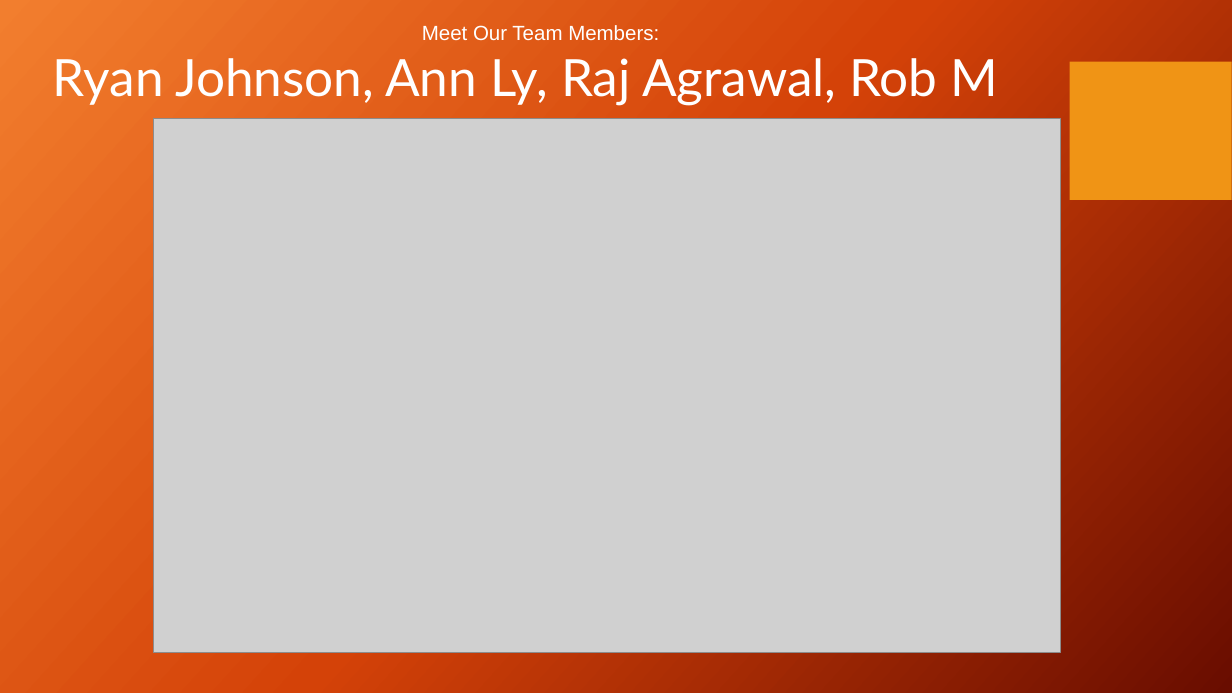
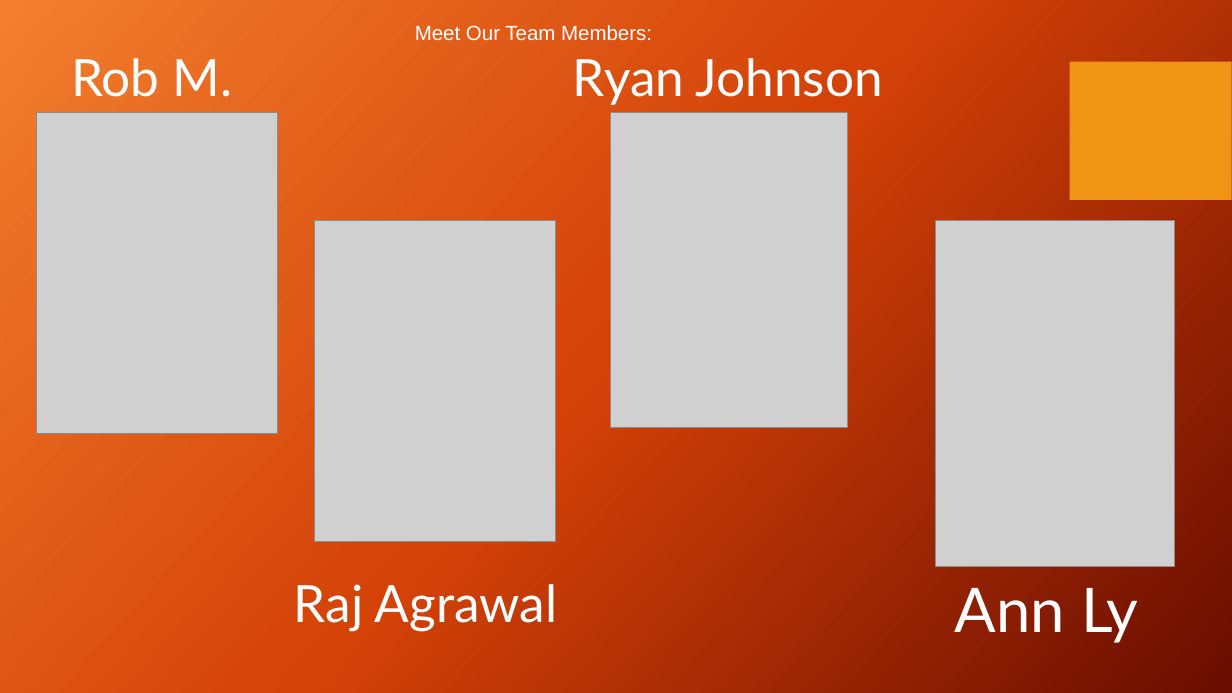
Before and after one commit to theRobMay/SMU_Flask_Vis_Project, a slide deck: slide 2 of Documents/Wildfires in the United States from 1992-2015.pptm. Drawn at 1232x693 pixels with LibreOffice and Linux fonts; fonts in the diff are those of the drawing; grey boxes stand for pictures; background and template pictures are left out. Boxes give left, top, right and bottom in pixels: in the first picture for what was removed or moved away, otherwise in the second. Text is boxed around its words. In the diff, an @@ line names an element or a change of style, - is before the commit and + after.

```diff
--- a/Documents/Wildfires in the United States from 1992-2015.pptm
+++ b/Documents/Wildfires in the United States from 1992-2015.pptm
@@ text "Meet Our Team Members:": place and size @@
-text "Meet Our Team Members:" at [52, 25, 999, 106]
+text "Meet Our Team Members:" at [71, 25, 883, 105]
@@ text at [71, 58, 883, 105]: text changed @@
-Ryan Johnson, Ann Ly, Raj Agrawal, Rob M
+Rob M. Ryan Johnson
@@ picture added at [36, 112, 277, 433] @@
@@ picture removed at [153, 118, 1060, 653] @@
@@ picture added at [611, 112, 848, 427] @@
@@ picture added at [315, 221, 556, 543] @@
@@ picture added at [936, 221, 1175, 567] @@
@@ text added at [294, 584, 558, 632], 40 pt, text #FFFFFF @@
+Raj Agrawal
@@ text added at [955, 588, 1139, 643], 48 pt, text #FFFFFF @@
+Ann Ly
```
Also in this commit, not shown: 4 other slides changed.
